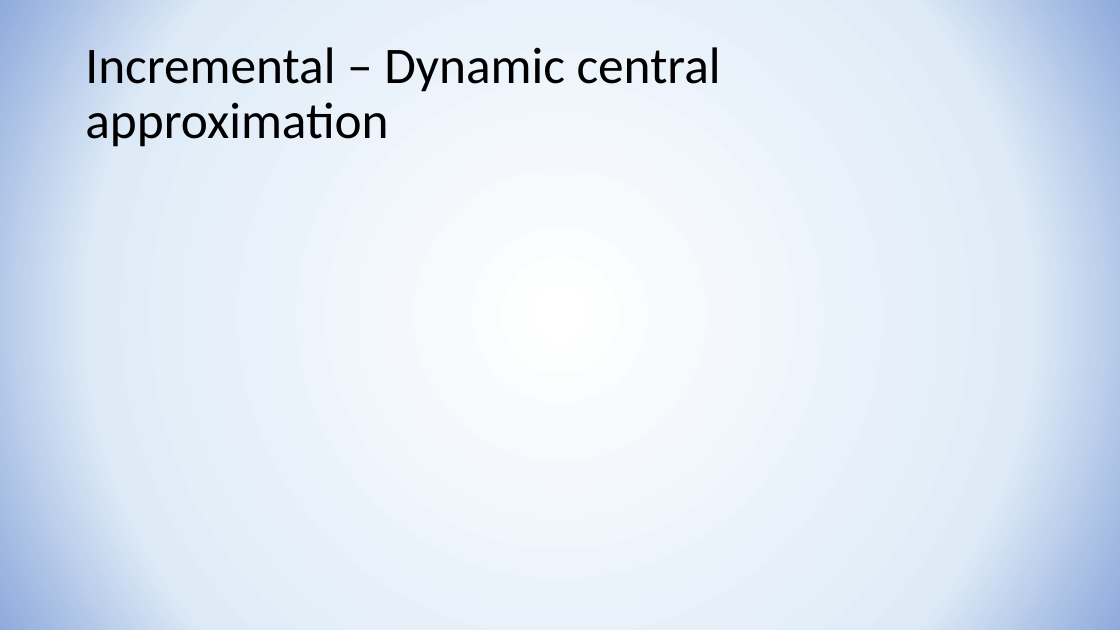
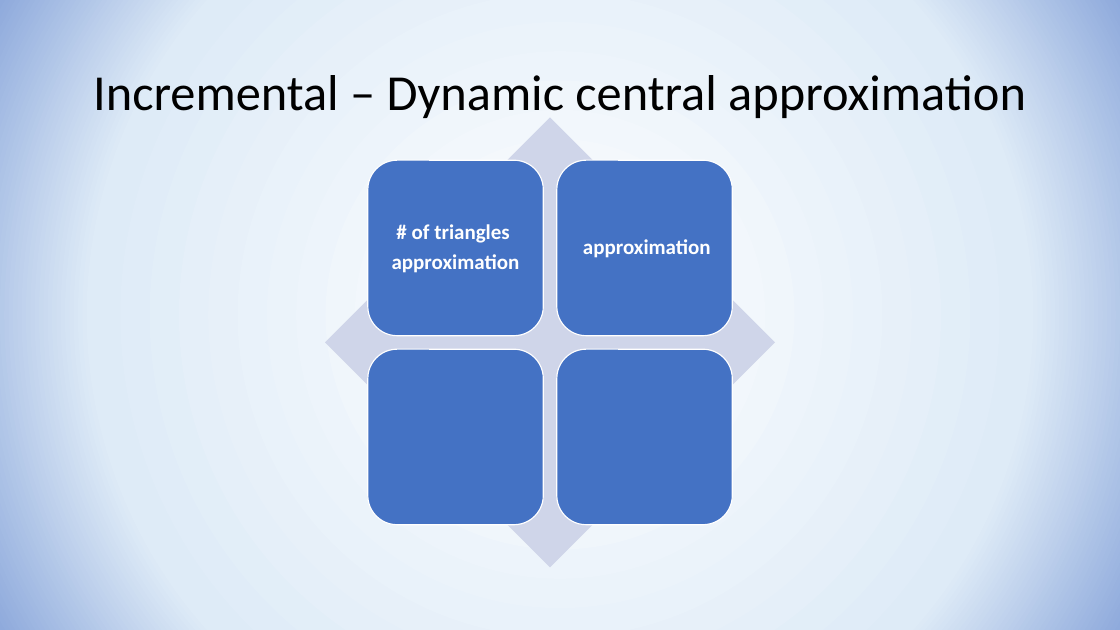
Before and after one commit to YuvalAlf/Triangles-Counting, a slide deck: slide 3 of Triangle Counting Results.pptx. Drawn at 1120x630 pixels with LibreOffice and Linux fonts; fonts in the diff are those of the drawing; grey boxes stand for pictures. Boxes give left, top, right and bottom in pixels: in the first picture for what was removed or moved away, otherwise in the second. Text is boxed around its words. In the diff, an @@ line names an element or a change of style, - is before the commit and + after.

```diff
--- a/Triangle Counting Results.pptx
+++ b/Triangle Counting Results.pptx
@@ title "Incremental – Dynamic central approximation" at (x1=93, y1=75, x2=1026, y2=118): size 44 to 43.2 pt; alignment left to centre @@
@@ group added at (x1=325, y1=118, x2=776, y2=568): 4 rounded rectangles, 2 texts, 1 diamond @@
+# of triangles
+approximation
+approximation
```
Also in this commit, not shown: 3 other slides changed, 13 slides added, 2 slides removed, 1 other file.
